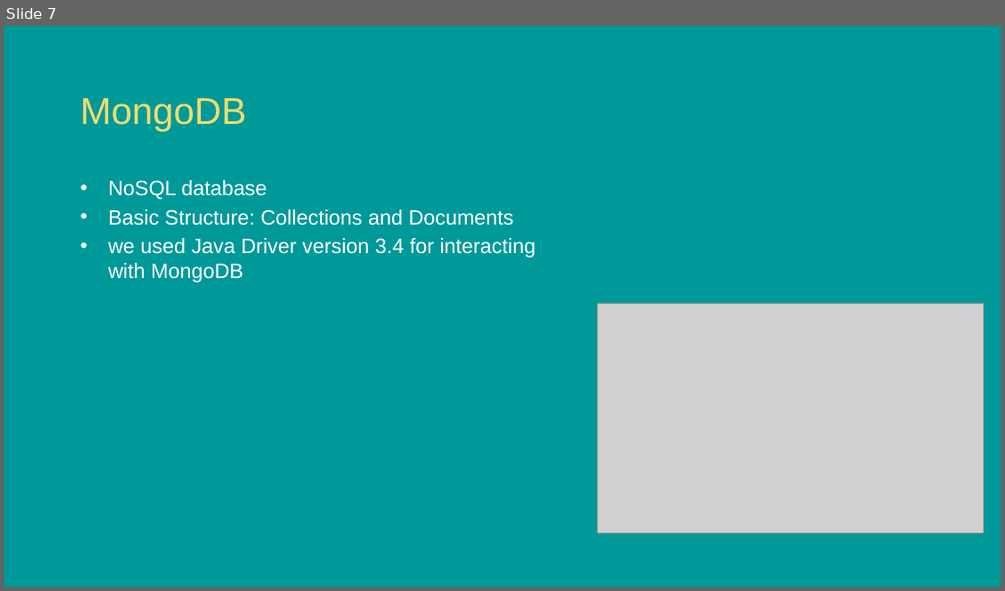
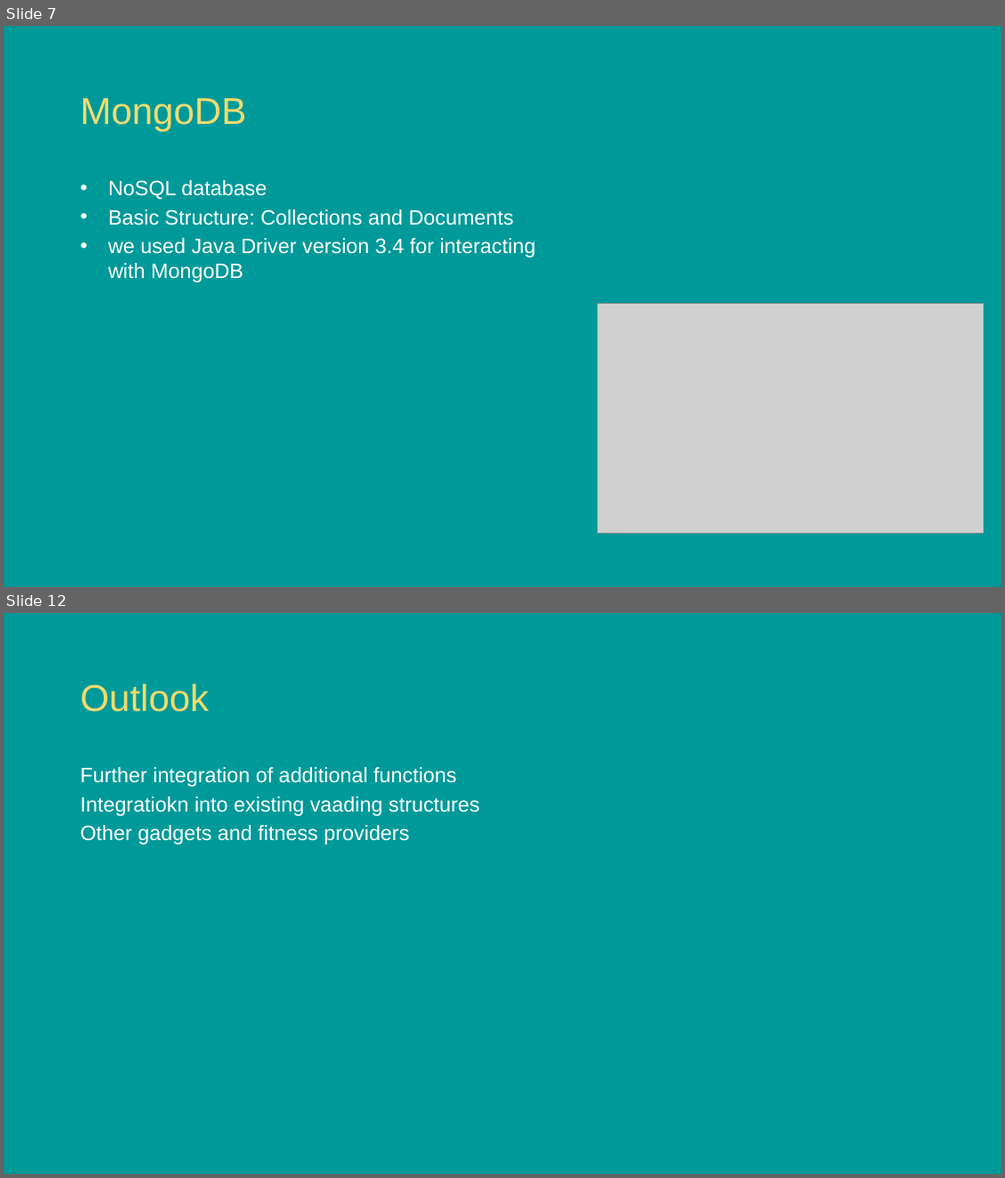
Before and after one commit to caspargross/ActivityAnalyser, a slide deck: TrackFit _Presentation.pptx. Shown one above the other, each under a label of ours: slide 7 before the commit, slides 7 and 12 after it; the slides between them are not shown. The pictures are 1005x591 and 1005x1178 pixels, drawn with LibreOffice and Linux fonts; fonts in the diff are those of the drawing; grey boxes stand for pictures; background and template pictures are left out. Boxes give left, top, right and bottom in pixels: in the first picture for what was removed or moved away, otherwise in the second. Text is boxed around its words. In the diff, an @@ line names an element or a change of style, - is before the commit and + after.

```diff
--- a/TrackFit _Presentation.pptx
+++ b/TrackFit _Presentation.pptx
@@ slide 12 added at bbox=[4, 613, 1001, 1174], background picture (left out) @@
@@ title added at bbox=[81, 683, 210, 712], 36 pt, text #F0DB6E @@
+Outlook
@@ text added at bbox=[81, 767, 479, 844], 20 pt, text #FFFFFF @@
+Further integration of additional functions
+Integratiokn into existing vaading structures
+Other gadgets and fitness providers
```
Also in this commit, not shown: 1 slide changed, 3 other slides added, 28 slides removed, 3 other files.
